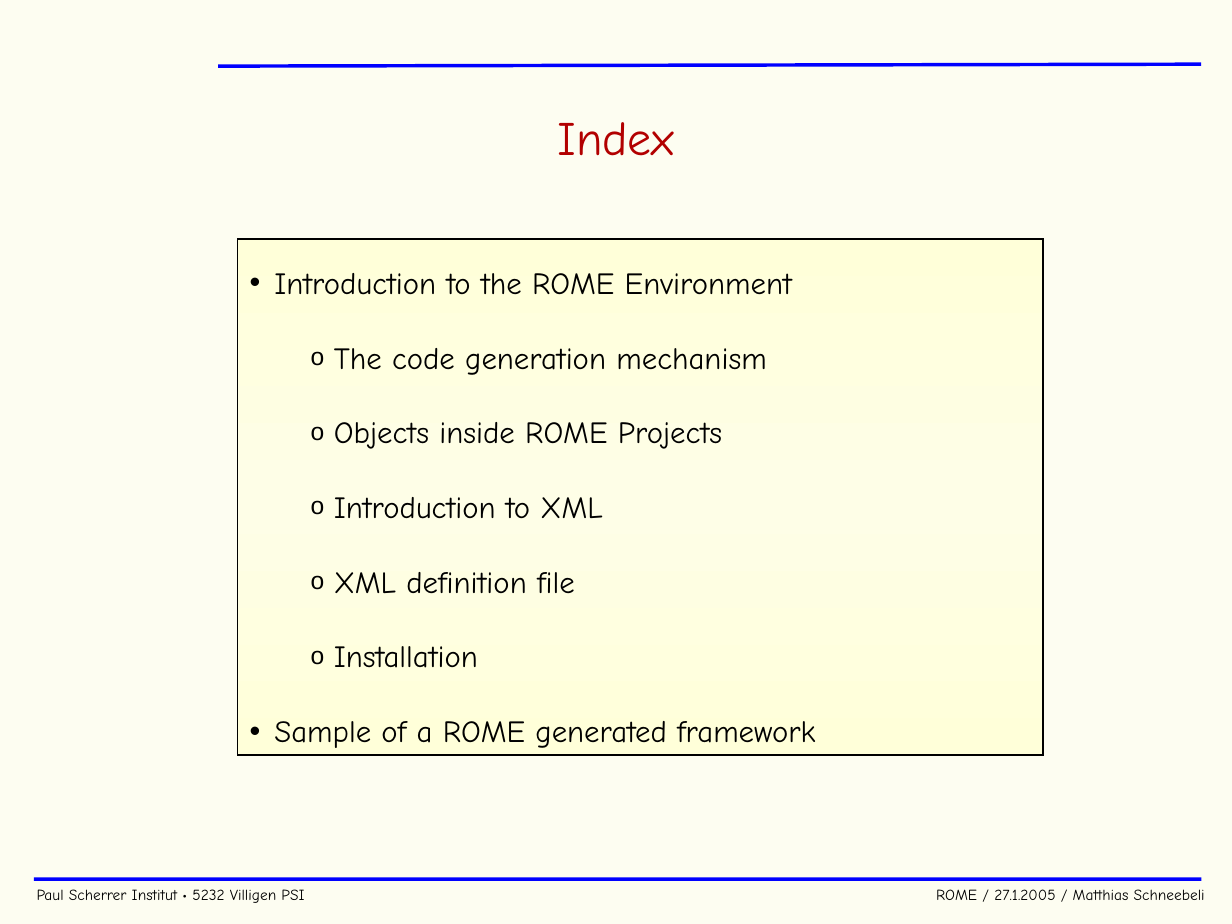
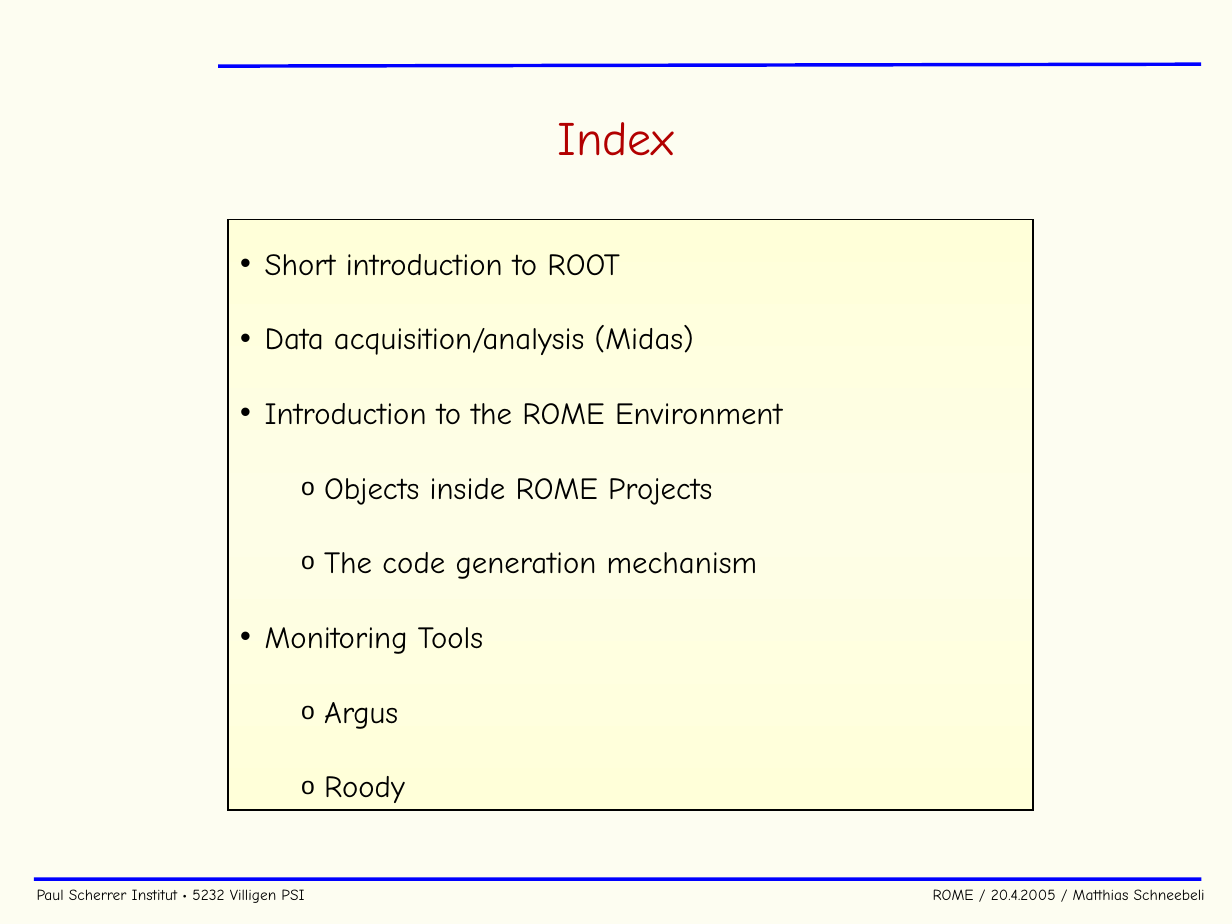
Before and after one commit to cjpl/rome, a slide deck: slide 3 of documentation/ROME.ppt. Drawn at 1232x924 pixels with LibreOffice and Linux fonts; fonts in the diff are those of the drawing; background and template pictures are left out. Boxes give left, top, right and bottom in pixels: in the first picture for what was removed or moved away, otherwise in the second. Text is boxed around its words. In the diff, an @@ line names an element or a change of style, - is before the commit and + after.

```diff
--- a/documentation/ROME.ppt
+++ b/documentation/ROME.ppt
@@ rectangle "Short introduction to ROOT": place and size @@
-rectangle "Short introduction to ROOT" at [238, 239, 1044, 755]
+rectangle "Short introduction to ROOT" at [228, 219, 1034, 811]
@@ text in rectangle at [265, 254, 694, 355]: paragraphs added @@
+• Short introduction to ROOT
+• Data acquisition/analysis (Midas)
@@ text in rectangle at [324, 478, 712, 505]: paragraph added @@
+  o Objects inside ROME Projects
@@ text in rectangle at [265, 627, 483, 803]: text changed @@
-  o Objects inside ROME Projects
-  o Introduction to XML
-  o XML definition file
-  o Installation
-• Sample of a ROME generated framework
+• Monitoring Tools
+  o Argus
+  o Roody
@@ text at [37, 889, 1205, 903]: text changed @@
-Paul Scherrer Institut • 5232 Villigen PSI ROME / 27.1.2005 / Matthias Schneebeli
+Paul Scherrer Institut • 5232 Villigen PSI ROME / 20.4.2005 / Matthias Schneebeli
```
Also in this commit, not shown: 38 other slides changed, 17 slides added, 1 slide removed, 1 other file.
